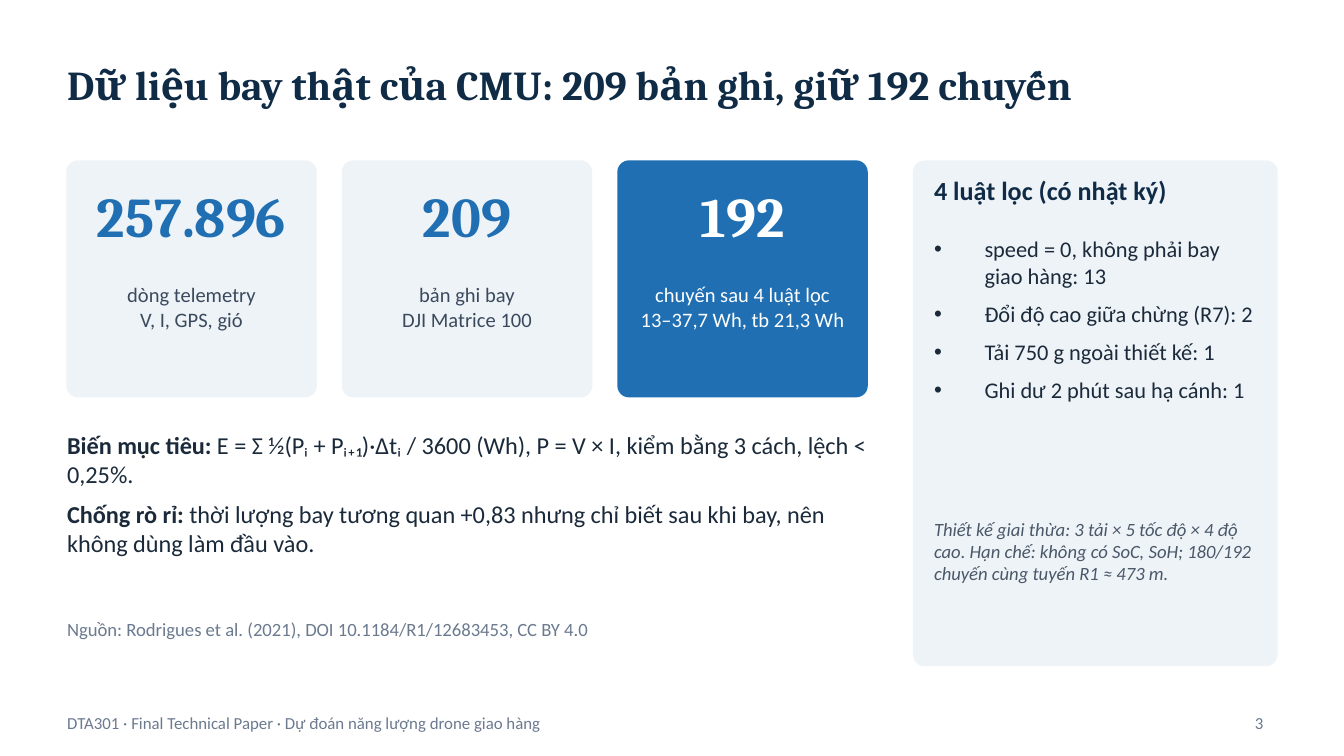
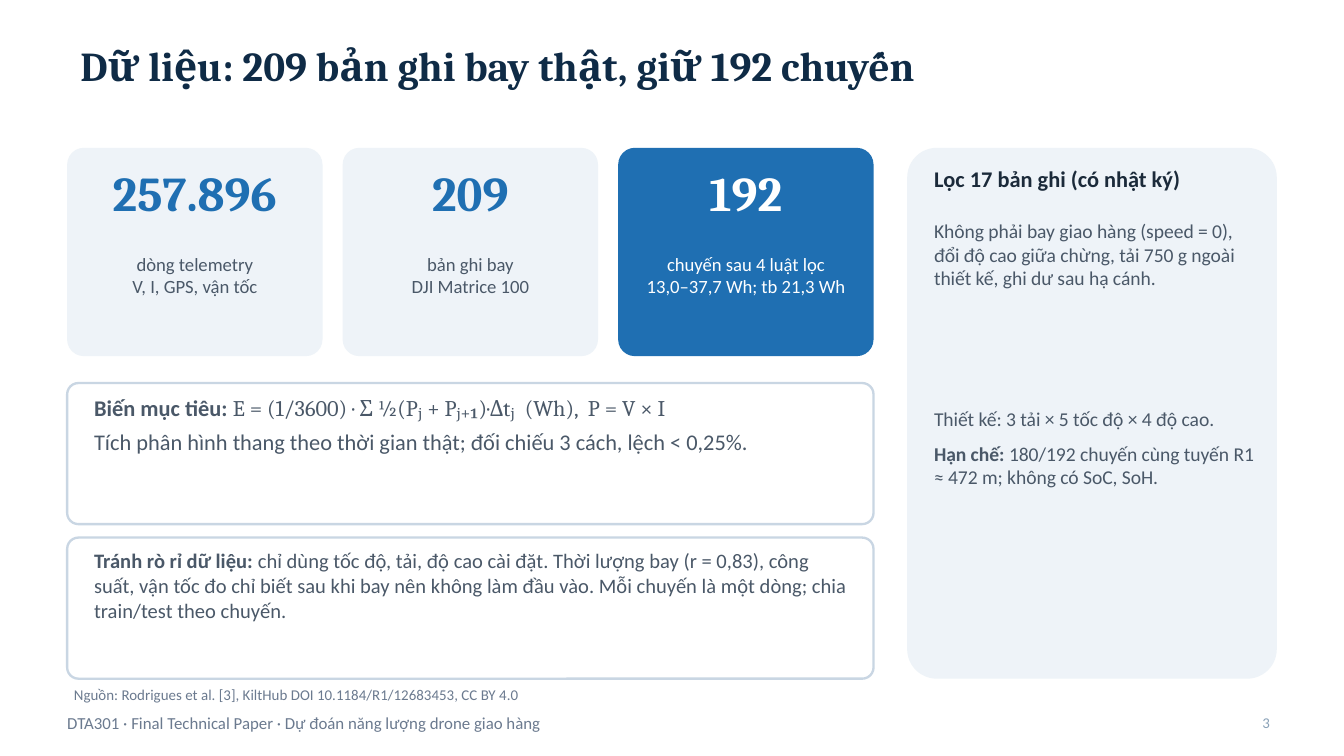
Before and after one commit to viewer22/DTA, a slide deck: slide 3 of slides/DTA301_Final_Slides.pptx. Drawn at 1344x756 pixels with LibreOffice and Linux fonts; fonts in the diff are those of the drawing. Boxes give left, top, right and bottom in pixels: in the first picture for what was removed or moved away, otherwise in the second. Text is boxed around its words. In the diff, an @@ line names an element or a change of style, - is before the commit and + after.

```diff
--- a/slides/DTA301_Final_Slides.pptx
+++ b/slides/DTA301_Final_Slides.pptx
@@ title "Dữ liệu: 209 bản ghi ..." at <box>242,52,772,90</box>: vertical alignment middle to top @@
@@ title at <box>242,52,772,90</box>: text changed @@
-Dữ liệu bay thật của CMU: 209 bản ghi, giữ 192 chuyến
+Dữ liệu: 209 bản ghi bay thật, giữ 192 chuyến
@@ outline #EEF3F8 1 pt to none; proportions changed in 3 elements at <box>907,148,1277,679</box>, <box>343,148,598,356</box>, <box>67,148,323,356</box> @@
@@ rounded rectangle: place and size @@
-rounded rectangle at <box>67,161,316,396</box>
+rounded rectangle at <box>67,148,323,356</box>
@@ rounded rectangle: place and size @@
-rounded rectangle at <box>343,161,591,396</box>
+rounded rectangle at <box>343,148,598,356</box>
@@ rounded rectangle: place and size @@
-rounded rectangle at <box>618,161,867,396</box>
+rounded rectangle at <box>618,148,874,356</box>
@@ rounded rectangle at <box>618,148,874,356</box>: outline #1F6FB2 1 pt to none; proportions changed @@
@@ rounded rectangle: place and size @@
-rounded rectangle at <box>914,161,1277,665</box>
+rounded rectangle at <box>907,148,1277,679</box>
@@ text "257.896": place and size @@
-text "257.896" at <box>97,199,286,238</box>
+text "257.896" at <box>113,178,277,212</box>
@@ text "209": place and size @@
-text "209" at <box>423,199,511,238</box>
+text "209" at <box>432,178,508,212</box>
@@ size 30 to 26 pt in 3 elements at <box>432,178,508,212</box>, <box>113,178,277,212</box>, <box>709,178,782,212</box> @@
@@ text "192": place and size @@
-text "192" at <box>701,199,785,238</box>
+text "192" at <box>709,178,782,212</box>
@@ text at <box>934,170,1180,191</box>: text changed; size 14 to 12 pt; text colour #0F2B46 to #1B2A3A @@
-4 luật lọc (có nhật ký)
+Lọc 17 bản ghi (có nhật ký)
@@ text at <box>934,224,1234,289</box>: text changed; size 12 to 10.5 pt; text colour #1B2A3A to #4A5868 @@
-• speed = 0, không phải bay giao hàng: 13
-• Đổi độ cao giữa chừng (R7): 2
-• Tải 750 g ngoài thiết kế: 1
-• Ghi dư 2 phút sau hạ cánh: 1
+Không phải bay giao hàng (speed = 0), đổi độ cao giữa chừng, tải 750 g ngoài thiết kế, ghi dư sau hạ cánh.
@@ text "dòng telemetry": place and size @@
-text "dòng telemetry" at <box>127,287,256,331</box>
+text "dòng telemetry" at <box>132,258,258,296</box>
@@ text at <box>137,258,253,274</box>: size 11 to 10 pt, text colour #3A4A5C to #4A5868 in "dòng telemetry" @@
@@ text "bản ghi bay": place and size @@
-text "bản ghi bay" at <box>402,287,532,327</box>
+text "bản ghi bay" at <box>412,258,529,293</box>
@@ text "bản ghi bay" at <box>412,258,529,293</box>: size 11 to 10 pt, text colour #3A4A5C to #4A5868 @@
@@ text "chuyến sau 4 luật lọc": place and size @@
-text "chuyến sau 4 luật lọc" at <box>641,286,844,330</box>
+text "chuyến sau 4 luật lọc" at <box>647,257,845,295</box>
@@ text at <box>667,257,825,274</box>: size 11 to 10 pt in "chuyến sau 4 luật lọc" @@
@@ text at <box>132,279,258,296</box>: text changed; size 11 to 10 pt; text colour #3A4A5C to #4A5868 @@
-V, I, GPS, gió
+V, I, GPS, vận tốc
@@ text at <box>647,280,845,295</box>: text changed; size 11 to 10 pt @@
-13–37,7 Wh, tb 21,3 Wh
+13,0–37,7 Wh; tb 21,3 Wh
@@ rounded rectangle added at <box>67,383,874,524</box>, fill #FFFFFF, outline #C9D6E3 1.25 pt @@
@@ text at <box>94,399,747,454</box>: text changed; size 13 to 12 pt; text colour #1B2A3A to #4A5868 @@
-Biến mục tiêu: E = Σ ½(Pᵢ + Pᵢ₊₁)·Δtᵢ / 3600 (Wh), P = V × I, kiểm bằng 3 cách, lệch < 0,25%.
-Chống rò rỉ: thời lượng bay tương quan +0,83 nhưng chỉ biết sau khi bay, nên không dùng làm đầu vào.
+Biến mục tiêu: E = (1/3600) · Σ ½(Pⱼ + Pⱼ₊₁)·Δtⱼ (Wh), P = V × I
+Tích phân hình thang theo thời gian thật; đối chiếu 3 cách, lệch < 0,25%.
@@ text at <box>934,411,1254,488</box>: text changed; size 10 to 10.5 pt; italic off @@
-Thiết kế giai thừa: 3 tải × 5 tốc độ × 4 độ cao. Hạn chế: không có SoC, SoH; 180/192 chuyến cùng tuyến R1 ≈ 473 m.
+Thiết kế: 3 tải × 5 tốc độ × 4 độ cao.
+Hạn chế: 180/192 chuyến cùng tuyến R1 ≈ 472 m; không có SoC, SoH.
@@ rounded rectangle added at <box>67,538,874,679</box>, fill #FFFFFF, outline #C9D6E3 1.25 pt @@
@@ text added at <box>94,552,846,622</box>, 11 pt, text #4A5868 @@
+Tránh rò rỉ dữ liệu: chỉ dùng tốc độ, tải, độ cao cài đặt. Thời lượng bay (r = 0,83), công suất, vận tốc đo chỉ biết sau khi bay nên không làm đầu vào. Mỗi chuyến là một dòng; chia train/test theo chuyến.
@@ text at <box>74,689,518,703</box>: text changed; size 10 to 8 pt @@
-Nguồn: Rodrigues et al. (2021), DOI 10.1184/R1/12683453, CC BY 4.0
+Nguồn: Rodrigues et al. [3], KiltHub DOI 10.1184/R1/12683453, CC BY 4.0
@@ text "3" at <box>1262,718,1270,728</box>: size 9 to 8 pt, text colour #6B7A8F to #8AA2B8 @@
```
Also in this commit, not shown: 5 other slides changed, 4 slides added, 4 slides removed, 18 other files.
